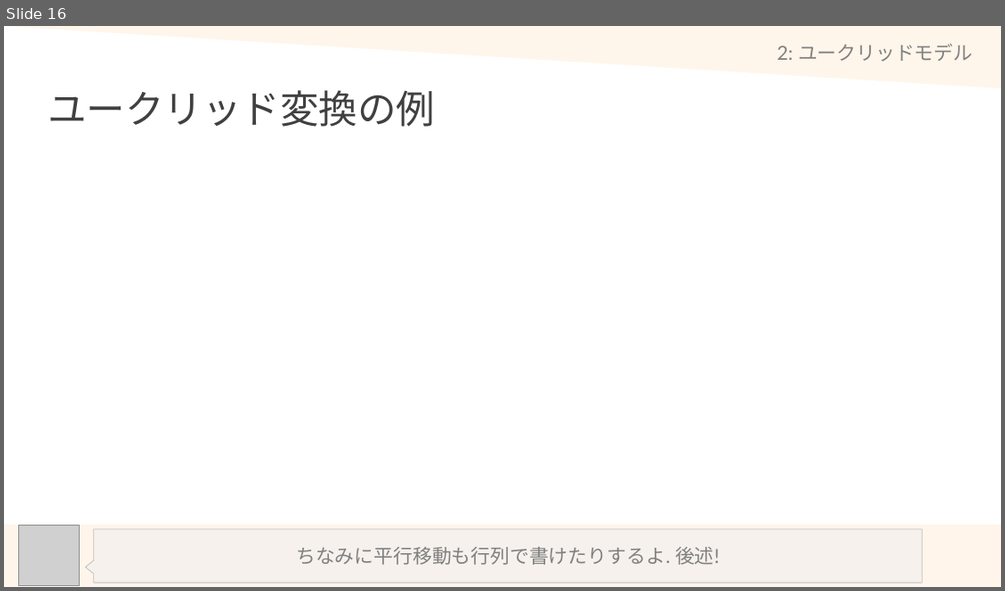
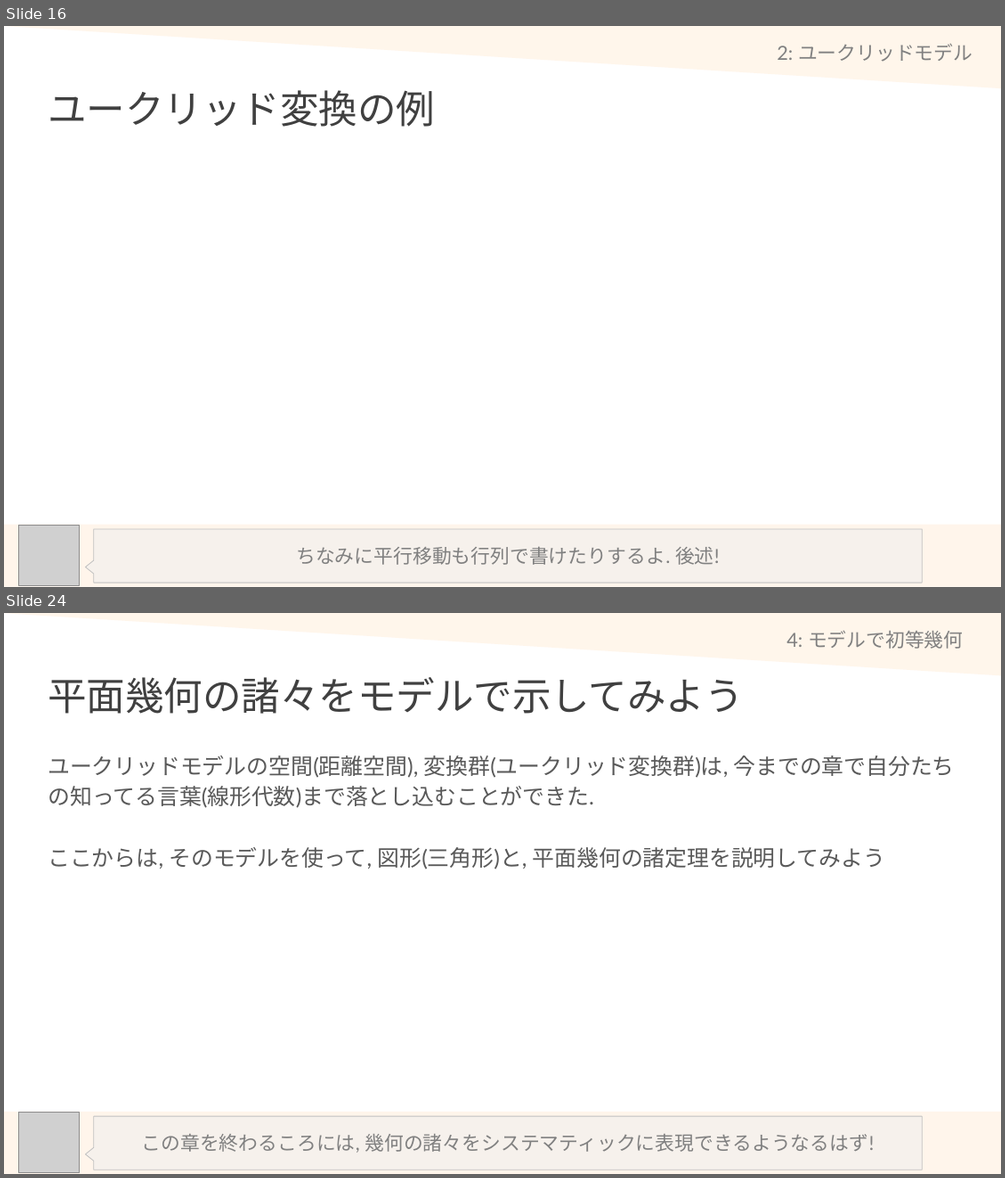
Before and after one commit to math-er/hyperbolic-space, a slide deck: Section2(上半平面とポアンカレ計量)/1-EuclidSpace.pptx. Shown one above the other, each under a label of ours: slide 16 before the commit, slides 16 and 24 after it; the slides between them are not shown. The pictures are 1005x591 and 1005x1178 pixels, drawn with LibreOffice and Linux fonts; fonts in the diff are those of the drawing; grey boxes stand for pictures. Boxes give left, top, right and bottom in pixels: in the first picture for what was removed or moved away, otherwise in the second. Text is boxed around its words. In the diff, an @@ line names an element or a change of style, - is before the commit and + after.

```diff
--- a/Section2(上半平面とポアンカレ計量)/1-EuclidSpace.pptx
+++ b/Section2(上半平面とポアンカレ計量)/1-EuclidSpace.pptx
@@ slide 24 added at (4,613,1001,1174), background #FFFFFF @@
@@ title added at (786,630,963,649), 14 pt, text #808080 @@
+4: モデルで初等幾何
@@ title added at (48,677,744,714), 28 pt, text #404040 @@
+平面幾何の諸々をモデルで示してみよう
@@ text added at (48,755,955,869), 16 pt, text #595959 @@
+ユークリッドモデルの空間(距離空間), 変換群(ユークリッド変換群)は, 今までの章で自分たちの知ってる言葉(線形代数)まで落とし込むことができた.
+ここからは, そのモデルを使って, 図形(三角形)と, 平面幾何の諸定理を説明してみよう
@@ group added at (4,614,1001,1174): 1 triangle, 1 rectangle, 1 picture, 1 speech box @@
+この章を終わるころには, 幾何の諸々をシステマティックに表現できるようなるはず!
```
Also in this commit, not shown: 12 slides changed, 6 other slides added, 1 slide removed.
